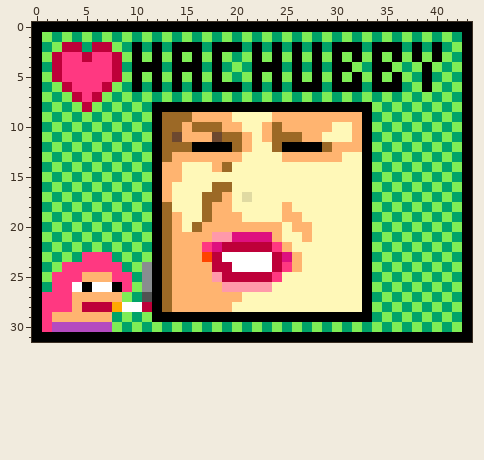
A pixel-art sprite gets an edit: reference.png. The picture above is the old version.
The file is 44x32 pixels. Colours within 5 levels of each other are drawn and written as one.
After the commit:
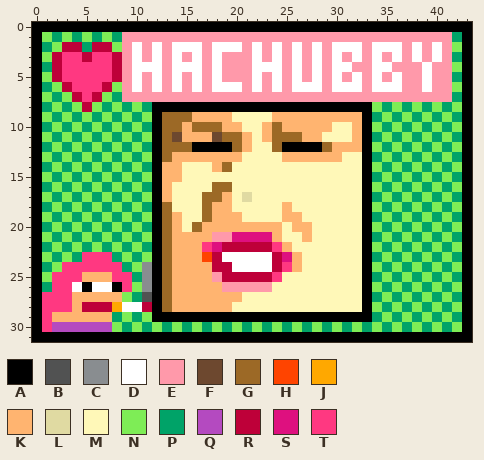
Palette (. is transparent): A #000000  B #515252  C #898d90  D #ffffff  E #ff99aa  F #6d482f  G #9c6926  H #ff4400  J #ffa800  K #ffb470  L #e0daa2  M #fff8b8  N #7eed56  P #00a368  Q #b44ac0  R #be0039  S #de107f  T #ff3881
Log entry: Pink HAchubby
Difference:
{"y":1,"x":9,"old":"NPNPNPNPNPNPNPNPNPNPNPNPNPNPNPNPN","new":"EEEEEEEEEEEEEEEEEEEEEEEEEEEEEEEEE"}
{"y":2,"x":9,"old":"PAPAPAAAPAAAPAPAPAPAPAAAPAAAPAPAP","new":"EDEDEDDDEDDDEDEDEDEDEDDDEDDDEDEDE"}
{"y":3,"x":9,"old":"NANANANANANPNANANANANANANANANANAN","new":"EDEDEDEDEDEEEDEDEDEDEDEDEDEDEDEDE"}
{"y":4,"x":9,"old":"PAAAPAAAPAPNPAAAPAPAPAANPAANPNANP","new":"EDDDEDDDEDEEEDDDEDEDEDDEEDDEEEDEE"}
{"y":5,"x":9,"old":"NANANANANANPNANANANANANANANANPAPN","new":"EDEDEDEDEDEEEDEDEDEDEDEDEDEDEEDEE"}
{"y":6,"x":9,"old":"PAPAPAPAPAAAPAPAPAAAPAAAPAAAPNANP","new":"EDEDEDEDEDDDEDEDEDDDEDDDEDDDEEDEE"}
{"y":7,"x":9,"old":"NPNPNPNPNPNPNPNPNPNPNPNPNPNPNPNPN","new":"EEEEEEEEEEEEEEEEEEEEEEEEEEEEEEEEE"}
{"label":"changed","picture_box":[122,32,452,102]}
